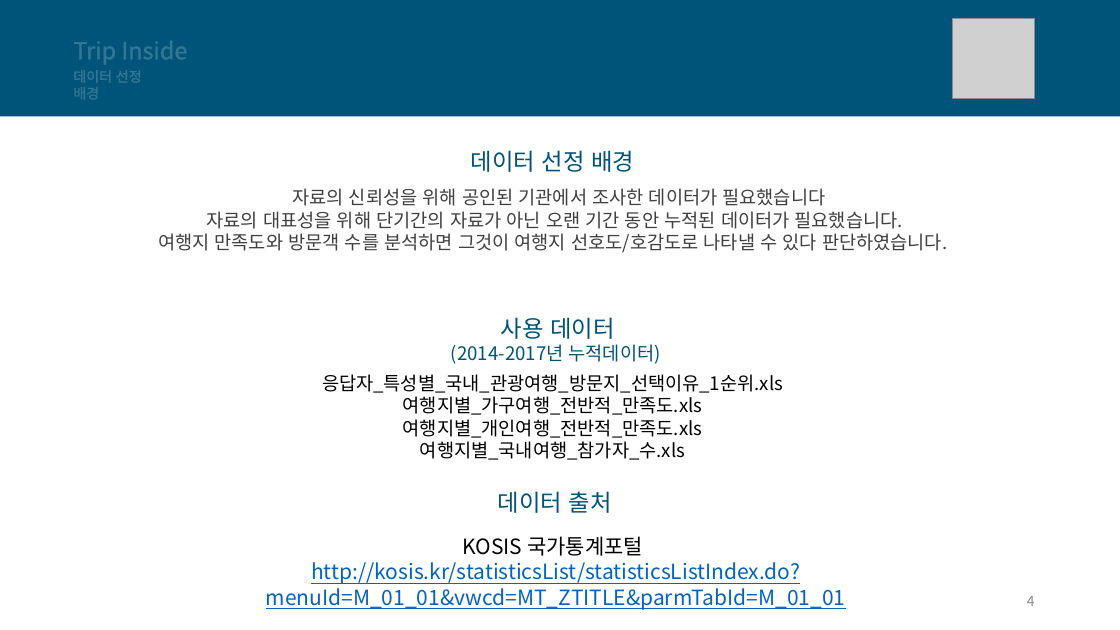
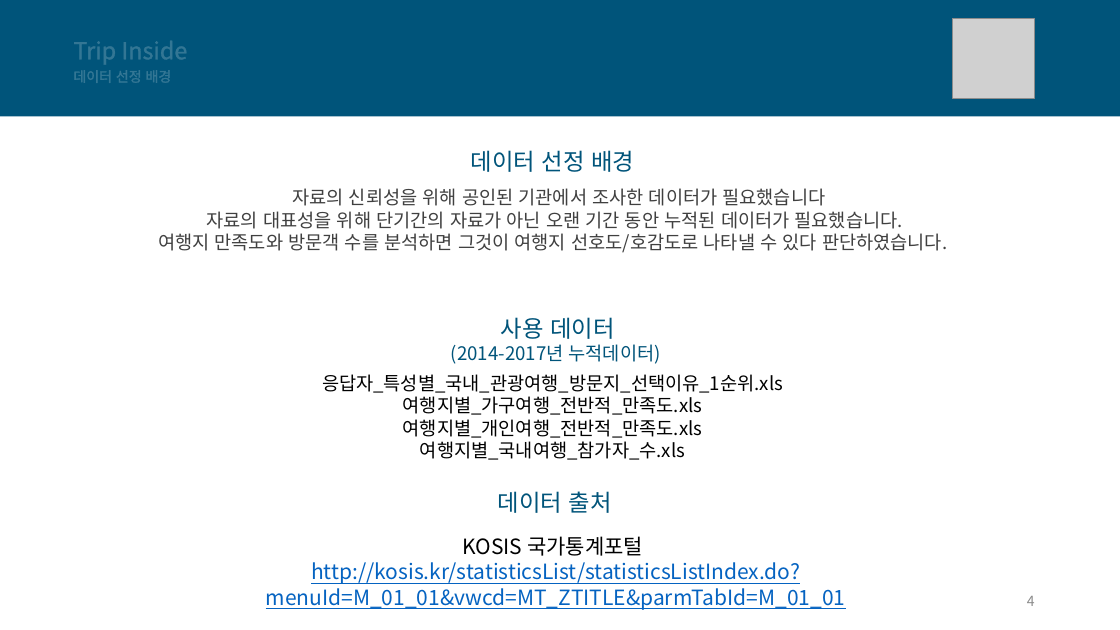
Before and after one commit to psw7205/inside-trip, a slide deck: slide 4 of 발표 최종.pptx. Drawn at 1120x630 pixels with LibreOffice and Linux fonts; fonts in the diff are those of the drawing; grey boxes stand for pictures. Boxes give left, top, right and bottom in pixels: in the first picture for what was removed or moved away, otherwise in the second. Text is boxed around its words. In the diff, an @@ line names an element or a change of style, - is before the commit and + after.

```diff
--- a/발표 최종.pptx
+++ b/발표 최종.pptx
@@ text "데이터 선정 배경" rewrapped from (x1=73, y1=70, x2=142, y2=100) to (x1=73, y1=70, x2=172, y2=83) @@
```
Also in this commit, not shown: 10 other slides changed, 7 other files.
